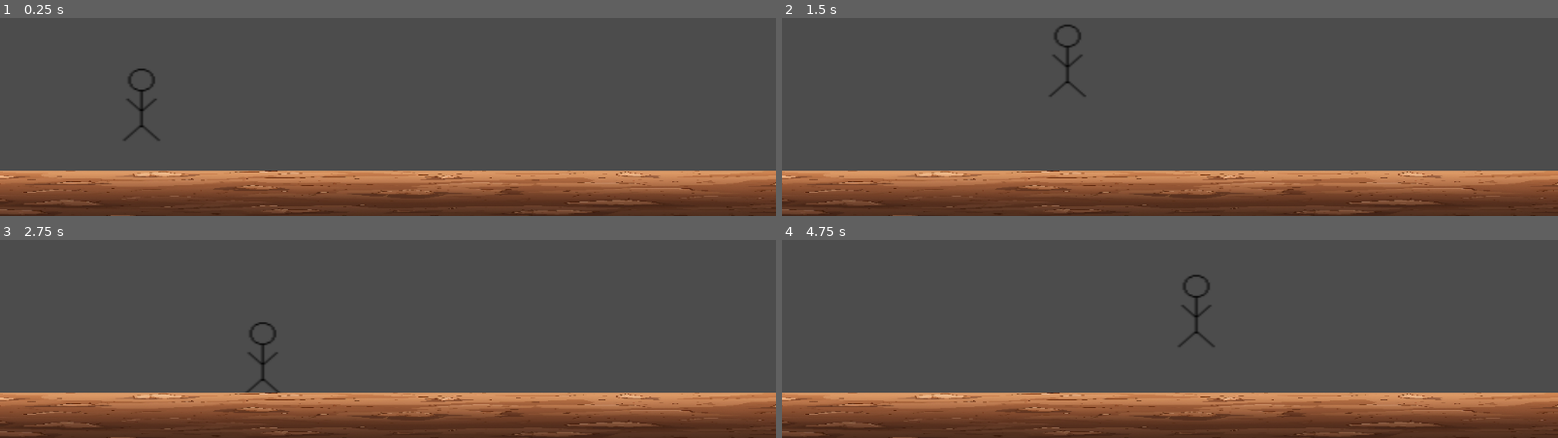
Above: before the commit, frames 1-4 (two rows, left to right).
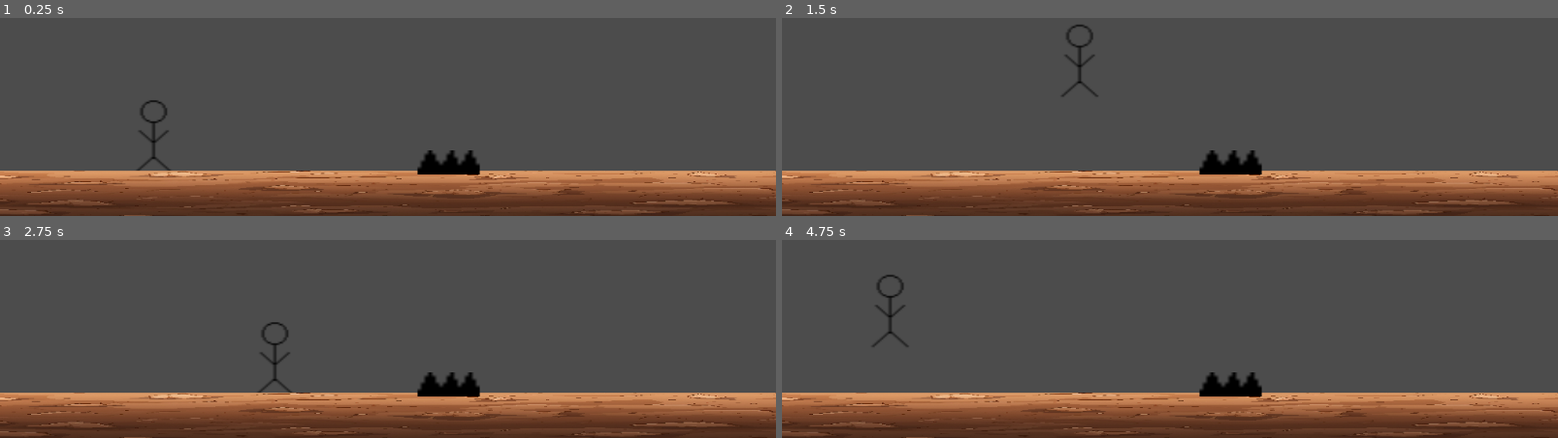
Above: after the commit, the same moments.

Repository: DanielaMarjina/Level-Devil
Game: Godot game, scene res://Main.tscn
The game is run twice, just before and just after one commit, with the same random seed, the same clock (stepped at 60 frames per second) and the same inputs.
Inputs:
- Up to frame 1 (0.25 s): no input
- Up to frame 2 (1.5 s): hold Right (ui_right) from 0.53 s (still down); tap Up (ui_up) at 0.77 s
- Up to frame 3 (2.75 s): tap Up (ui_up) at 1.52 s; release Right (ui_right) at 2.03 s; hold Left (ui_left) from 2.03 s (still down)
- Up to frame 4 (4.75 s): release Left (ui_left) at 2.78 s; hold Right (ui_right) 2.78-4.28 s; tap Up (ui_up) at 3.02, 3.77, 4.52 s; hold Left (ui_left) from 4.28 s (still down)

The runs differ from the first frame. In frame 1, 4.4% of the frame differs, in the area x 0-100%, y 25-100%; in frame 2, 4.4%; in frame 3, 4.4%; in frame 4, 4.5%, in the area x 0-100%, y 17-100%.

Commit message:
Am adaugat un spike care il ucide pe player

Diff:
--- a/Main.tscn
+++ b/Main.tscn
@@ -1,24 +1,28 @@
-[gd_scene load_steps=4 format=2]
+[gd_scene load_steps=5 format=2]
 
 [ext_resource path="res://Player.tscn" type="PackedScene" id=1]
 [ext_resource path="res://—Pngtree—cartoon style ground texture seamless_15284635.jpg" type="Texture" id=2]
+[ext_resource path="res://Spike.tscn" type="PackedScene" id=3]
 
 [sub_resource type="RectangleShape2D" id=1]
-extents = Vector2( 509.5, 27 )
+extents = Vector2( 579.75, 27 )
 
 [node name="Main" type="Node2D"]
 
 [node name="Player" parent="." instance=ExtResource( 1 )]
-position = Vector2( 130, 397 )
+position = Vector2( 146, 458 )
 
 [node name="Ground" type="StaticBody2D" parent="."]
 position = Vector2( -1, -1 )
 
 [node name="Sprite" type="Sprite" parent="Ground"]
-position = Vector2( 509, 572.75 )
-scale = Vector2( 0.177627, 0.019761 )
+position = Vector2( 568.375, 572.75 )
+scale = Vector2( 0.198017, 0.019761 )
 texture = ExtResource( 2 )
 
 [node name="CollisionShape2D" type="CollisionShape2D" parent="Ground"]
-position = Vector2( 511, 574 )
+position = Vector2( 581.25, 574 )
 shape = SubResource( 1 )
+
+[node name="Spike" parent="." instance=ExtResource( 3 )]
+position = Vector2( 541, 511 )
--- /dev/null
+++ b/Spike.gd
@@ -0,0 +1,5 @@
+extends Area2D
+
+func _on_Spike_body_entered(body):
+	if body.name == "Player":
+		get_tree().reload_current_scene()
--- /dev/null
+++ b/Spike.tscn
@@ -0,0 +1,21 @@
+[gd_scene load_steps=4 format=2]
+
+[ext_resource path="res://Spike.gd" type="Script" id=1]
+[ext_resource path="res://spike.png" type="Texture" id=2]
+
+[sub_resource type="RectangleShape2D" id=1]
+extents = Vector2( 41.25, 16.375 )
+
+[node name="Spike" type="Area2D"]
+script = ExtResource( 1 )
+
+[node name="Sprite" type="Sprite" parent="."]
+position = Vector2( 50.875, 18.125 )
+scale = Vector2( 4.83824, 4.53571 )
+texture = ExtResource( 2 )
+
+[node name="CollisionShape2D" type="CollisionShape2D" parent="."]
+position = Vector2( 50.75, 18.625 )
+shape = SubResource( 1 )
+
+[connection signal="body_entered" from="." to="." method="_on_Spike_body_entered"]
Binary file added: pixil-frame-0 (2).png
Not shown, added: pixil-frame-0 (2).png.import
Binary file added: spike.png
Not shown, added: spike.png.import
